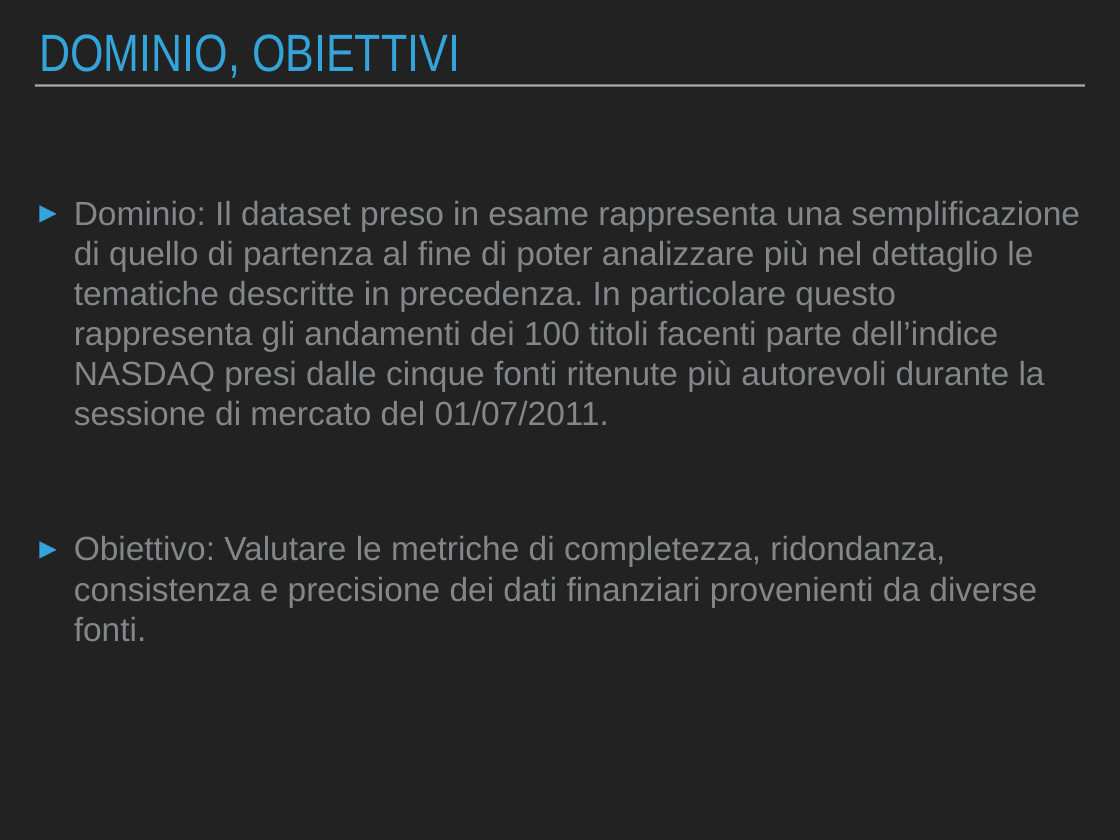
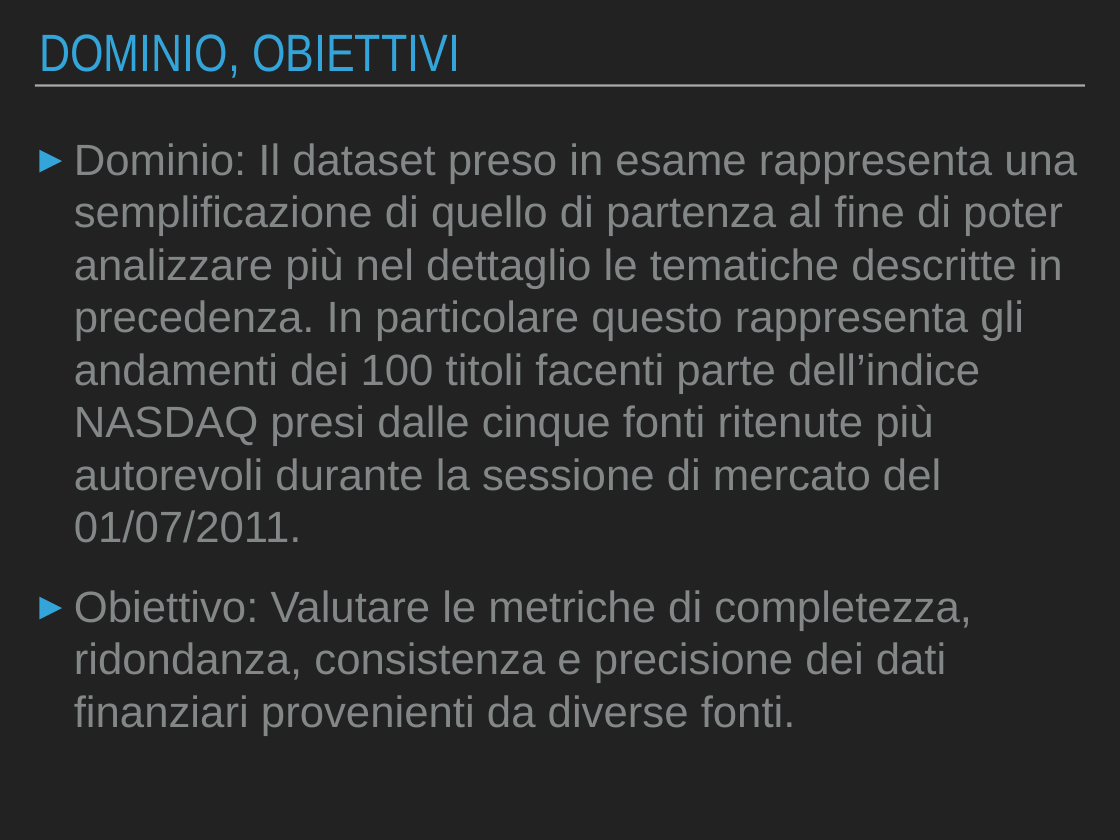
Before and after one commit to Beltra97/Unimib_ArchitettureDati, a slide deck: slide 4 of PresentazionePowerPoint.pptx. Drawn at 1120x840 pixels with LibreOffice and Linux fonts; fonts in the diff are those of the drawing. Boxes give left, top, right and bottom in pixels: in the first picture for what was removed or moved away, otherwise in the second. Text is boxed around its words. In the diff, an @@ line names an element or a change of style, - is before the commit and + after.

```diff
--- a/PresentazionePowerPoint.pptx
+++ b/PresentazionePowerPoint.pptx
@@ text "Dominio: Il dataset preso in ...": place and size @@
-text "Dominio: Il dataset preso in ..." at [74, 201, 1080, 641]
+text "Dominio: Il dataset preso in ..." at [74, 143, 1077, 736]
@@ text "Dominio: Il dataset preso in ..." at [74, 143, 1077, 736]: size 30.6 to 40 pt @@
```
Also in this commit, not shown: 11 other slides changed, 3 other files.
